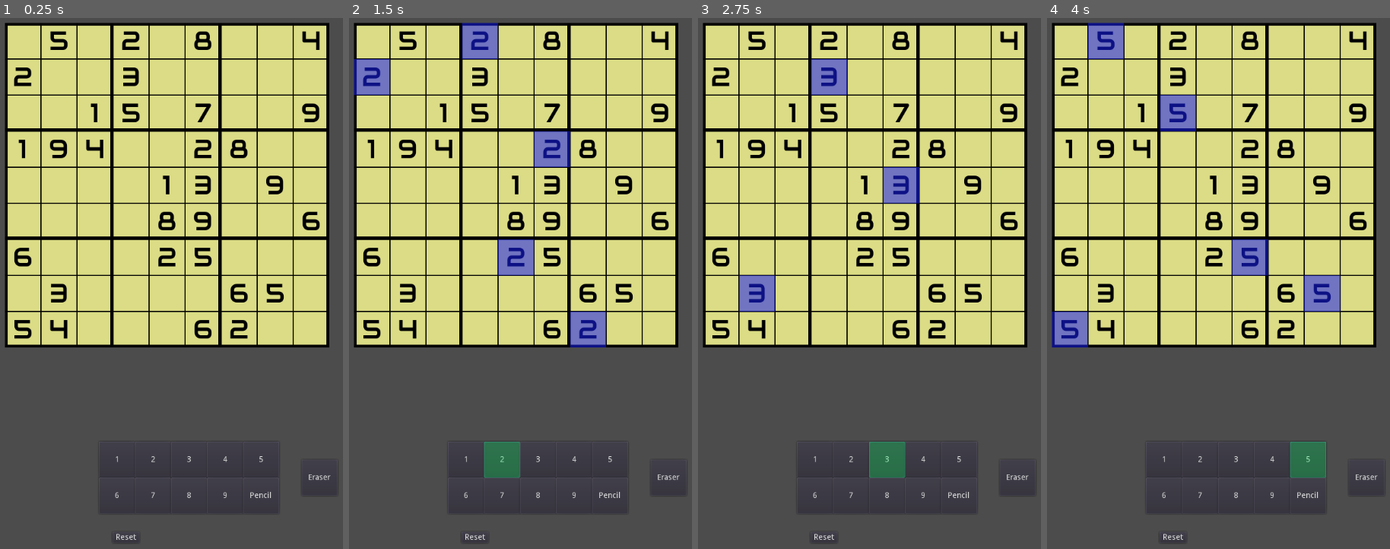
Above: before the commit, frames 1-4 (left to right).
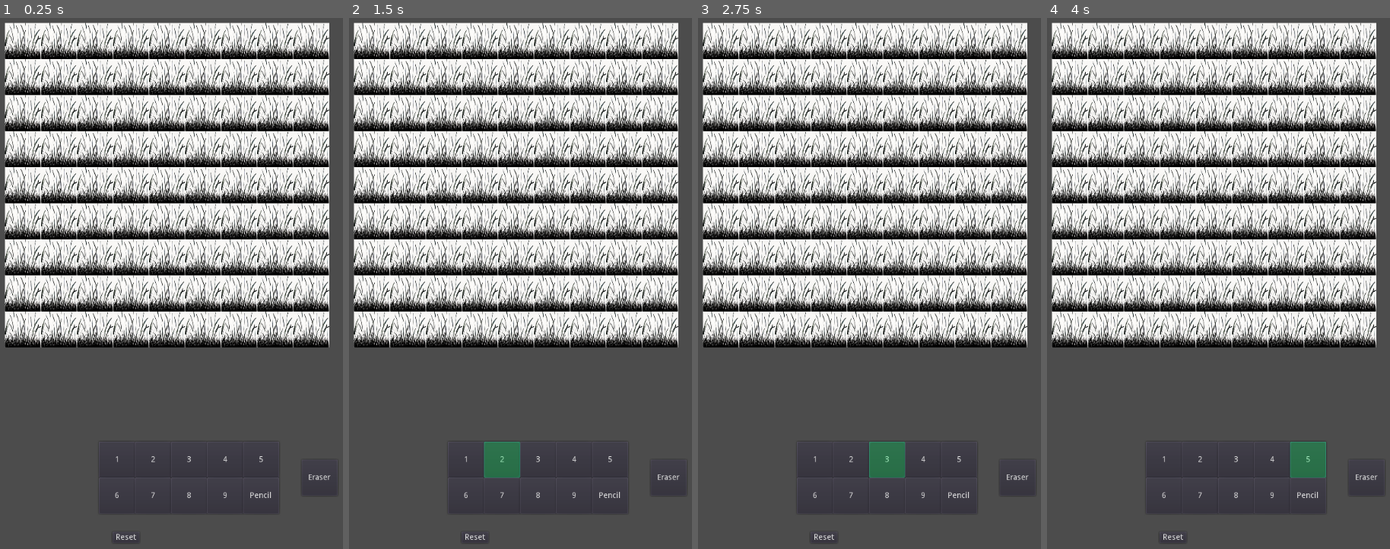
Above: after the commit, the same moments.

Repository: RonaldNand/GodotSudoku
Game: Godot game, scene res://Main.tscn
Same seed, same stepped clock (60 frames per second), same inputs: the game is played once before the commit and once after it.
Inputs:
- Up to frame 1 (0.25 s): no input
- Up to frame 2 (1.5 s): click "1" at 0.5 s; click "2" at 1.25 s
- Up to frame 3 (2.75 s): click "3" at 2 s
- Up to frame 4 (4 s): click "4" at 2.75 s; click "5" at 3.5 s

The runs differ from the first frame. In frame 1, 56% of the frame differs, in the area x 1-97%, y 0-63%; in frame 2, 56%; in frame 3, 56%; in frame 4, 56%.
Error after the commit: Invalid operands 'int' and 'String' in operator '!='. (res://Cell.gd:35)

Commit message:
Starting TreesAndTents

Diff:
--- a/Sudoku/Cell.gd
+++ b/Sudoku/Cell.gd
@@ -32,7 +32,7 @@
 
 func _process(delta):
 	#get_input()
-	if value != 0:
+	if value != str(0):
 		$Border/Field.text = str(value)
 		hidePencil()
 	else:
--- a/Sudoku/Cell.tscn
+++ b/Sudoku/Cell.tscn
@@ -1,7 +1,8 @@
-[gd_scene load_steps=5 format=2]
+[gd_scene load_steps=6 format=2]
 
 [ext_resource path="res://Cell.gd" type="Script" id=1]
 [ext_resource path="res://Art/Fonts/Audiowide-Regular.ttf" type="DynamicFontData" id=2]
+[ext_resource path="res://Art/Grass.jpg" type="Texture" id=3]
 
 [sub_resource type="DynamicFont" id=1]
 size = 47
@@ -172,3 +173,8 @@
 margin_top = -32.0
 margin_right = 32.0
 margin_bottom = 32.0
+
+[node name="Sprite" type="Sprite" parent="."]
+position = Vector2( -1.90735e-06, 1.43051e-06 )
+scale = Vector2( 0.25, 0.25 )
+texture = ExtResource( 3 )
Binary file added: Sudoku/Art/Grass.jpg
Not shown, added: Sudoku/Art/Grass.jpg.import
Binary file added: Sudoku/Art/Tent.jpg
Not shown, added: Sudoku/Art/Tent.jpg.import
Binary file added: Sudoku/Art/Tree.jpg
Not shown, added: Sudoku/Art/Tree.jpg.import
